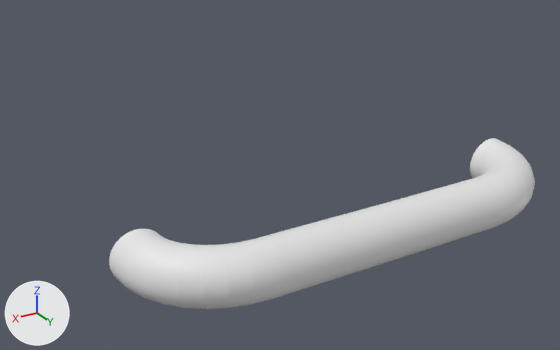
Renders of the Blender file NEWPC.blend from each side of a commit.
Rendered twice from a 50 mm lens placed at (1.399, 1.793, 1.441), pointed at (0.005, -0.53, 0.28). Arrows for +X, +Y and +Z are at lower left; the lights stay in place.

The scene before the commit, as lines of its bpy script (objects in view):
```python
me_beziercurve = bpy.data.meshes.new('BezierCurve')
me_beziercurve.from_pydata(...)  # 1360 vertices, 1292 faces; spans x -0.8..0.8, y -0.18..0.18, z -0.1..0.1
ob_beziercurve = bpy.data.objects.new('BezierCurve', me_beziercurve)
ob_beziercurve.location = (0.0, 0.0, 0.307)
```
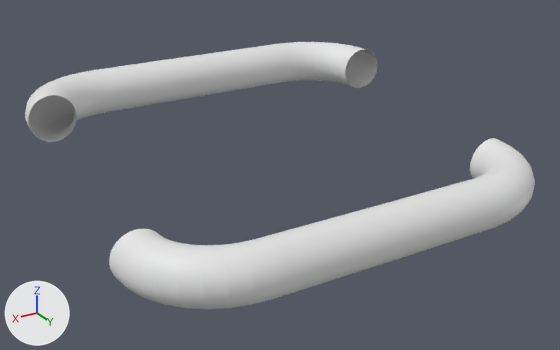
The newer file is also turned or shifted as a whole; pictures and numbers use the older file's frame.

Where the change shows, as pixel boxes [x1, y1, x2, y2] in the pictures (560 x 350 px):
```json
{"object": "BezierCurve", "change": "moved", "before": [109, 138, 535, 309], "after": [109, 138, 535, 309]}
{"object": "bottom left arm", "change": "added", "after": [25, 42, 377, 142]}
```

Scene script edits in JSON lines:
```json
{"op": "set", "path": "ob_beziercurve.location", "old": "(0.0, 0.0, 0.307)", "new": "(0.0, 0.0, 0.306)"}
{"op": "add", "block": "ob_bottom_left_arm", "code": ["ob_bottom_left_arm = bpy.data.objects.new('bottom left arm', me_beziercurve.copy())  # the mesh of ob_beziercurve", "ob_bottom_left_arm.location = (0.0, -1.17, 0.486)", "ob_bottom_left_arm.rotation_euler = (3.142, 0.0, 0.0)  # degrees (180, 0, 0)"]}
```
